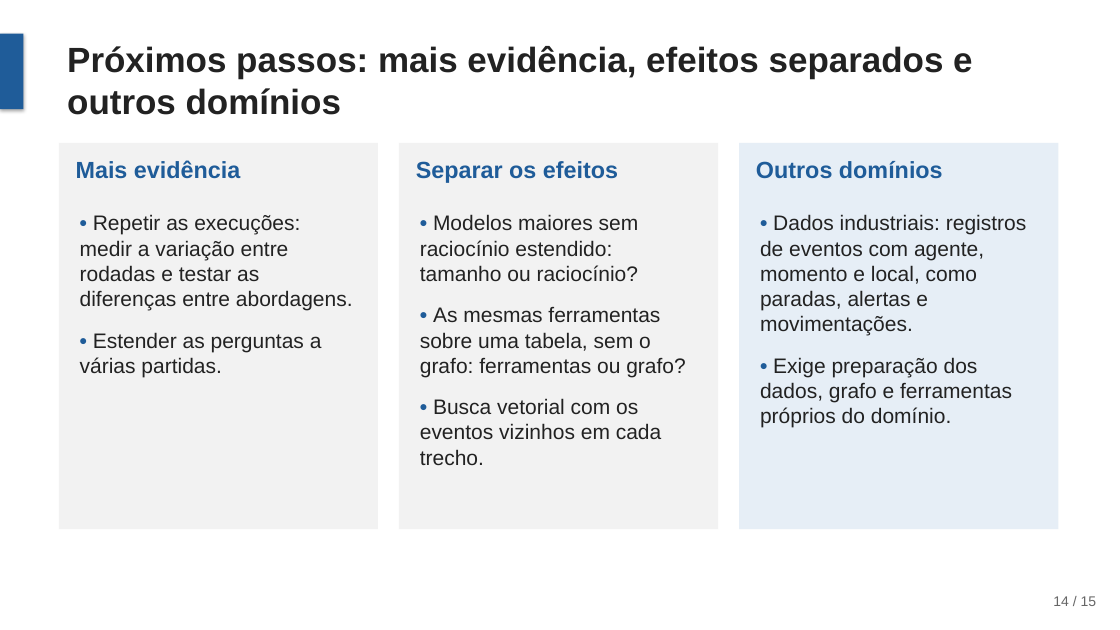
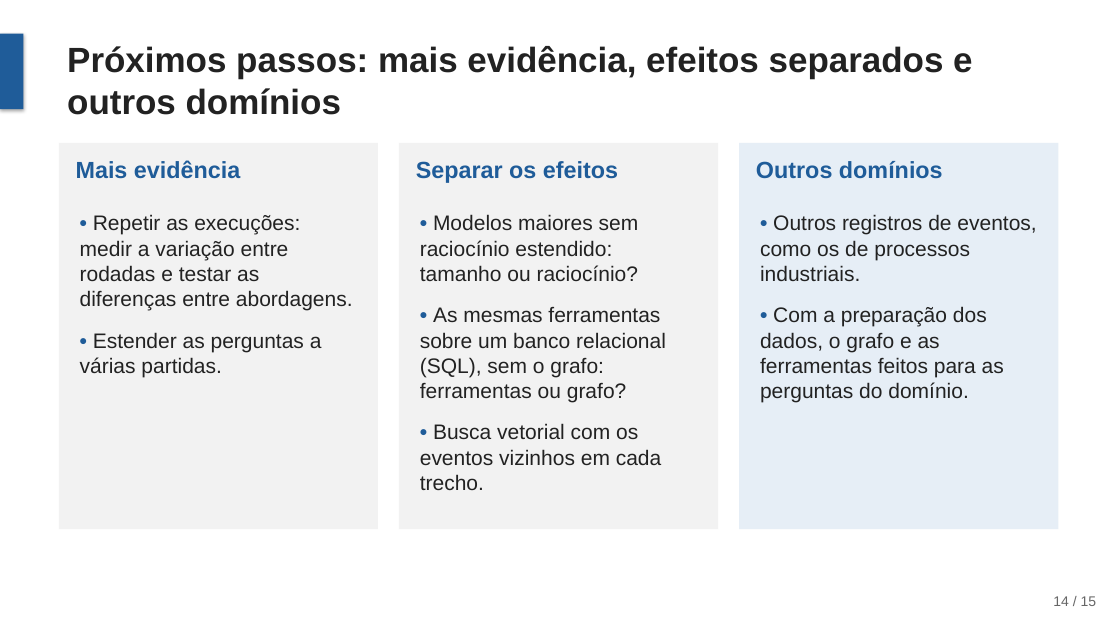
Before and after one commit to joaowinderfeldbussolotto/football-tactics-knowledge-graph, a slide deck: slide 14 of apresentacao/apresentacao.pptx. Drawn at 1120x630 pixels with LibreOffice and Linux fonts; fonts in the diff are those of the drawing. Boxes give left, top, right and bottom in pixels: in the first picture for what was removed or moved away, otherwise in the second. Text is boxed around its words. In the diff, an @@ line names an element or a change of style, - is before the commit and + after.

```diff
--- a/apresentacao/apresentacao.pptx
+++ b/apresentacao/apresentacao.pptx
@@ text at (760,214,1036,402): text changed @@
-• Dados industriais: registros de eventos com agente, momento e local, como paradas, alertas e movimentações.
-• Exige preparação dos dados, grafo e ferramentas próprios do domínio.
+• Outros registros de eventos, como os de processos industriais.
+• Com a preparação dos dados, o grafo e as ferramentas feitos para as perguntas do domínio.
@@ text at (420,307,666,402): text changed @@
-• As mesmas ferramentas sobre uma tabela, sem o grafo: ferramentas ou grafo?
+• As mesmas ferramentas sobre um banco relacional (SQL), sem o grafo: ferramentas ou grafo?
```
Also in this commit, not shown: 8 other slides changed, 2 other files.
